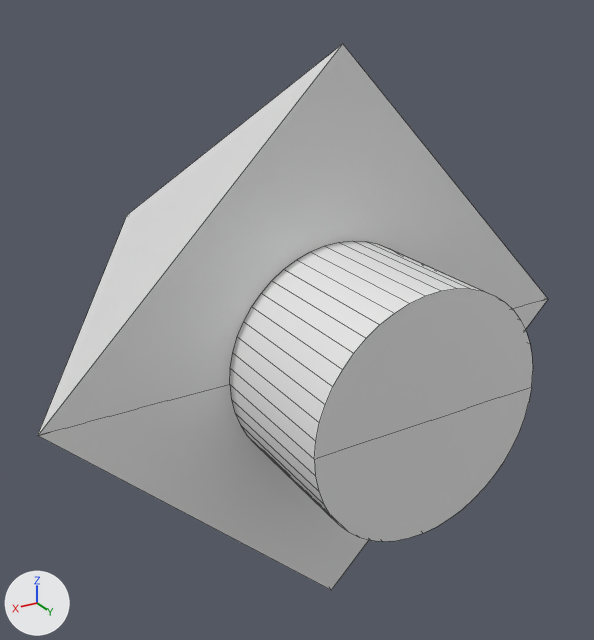
Two versions of the Blender file Assets/Components/Arrows/arrow.blend, one commit apart.
Camera for both pictures: a camera (50 mm lens) standing at (1.4, 3.08, 1.21) and looking at (-0.19, 0.43, -0.12). Every picture has the same lights, and +X, +Y and +Z are marked at lower left. Mesh edges are drawn as thin lines.

In view in the first picture: 'Pointer'.
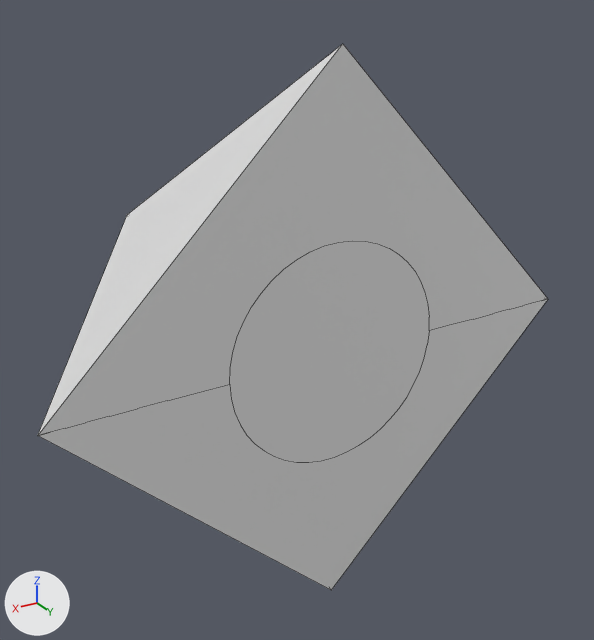
The newer file is also turned or shifted as a whole; pictures and numbers use the older file's frame.

Diff of the bpy script that builds the scene:
```diff
--- a/Assets/Components/Arrows/arrow.blend.py
+++ b/Assets/Components/Arrows/arrow.blend.py
@@ me_cube @@
 # used by ob_pointer; location = (0.0, 0.0, 0.0)
-me_cube.from_pydata(...)  # 125 vertices, 59 faces; spans x -1.0..1.0, y -1.0..1.5, z -1.0..1.0
+me_cube.from_pydata(...)  # 71 vertices, 10 faces, 2 loose edges; spans x -1.0..1.0, y -1.0..1.0, z -1.0..1.0
+# me_cube part 1
+# 55 vertices are removed from x -0.4..0.4, y 1.5, z -0.4..0.4
+# 50 faces are deleted
+# 1 vertex is added at (0.0, 1.0, 0.0)
+# 2 loose edges are added
+# 1 new face joins them
```

Boxes (x1, y1, x2, y2) around the edits, measured in the pictures (594 x 640 px):
part 1 of me_cube, cut back: before (230, 241, 533, 541); after (230, 241, 429, 462)
